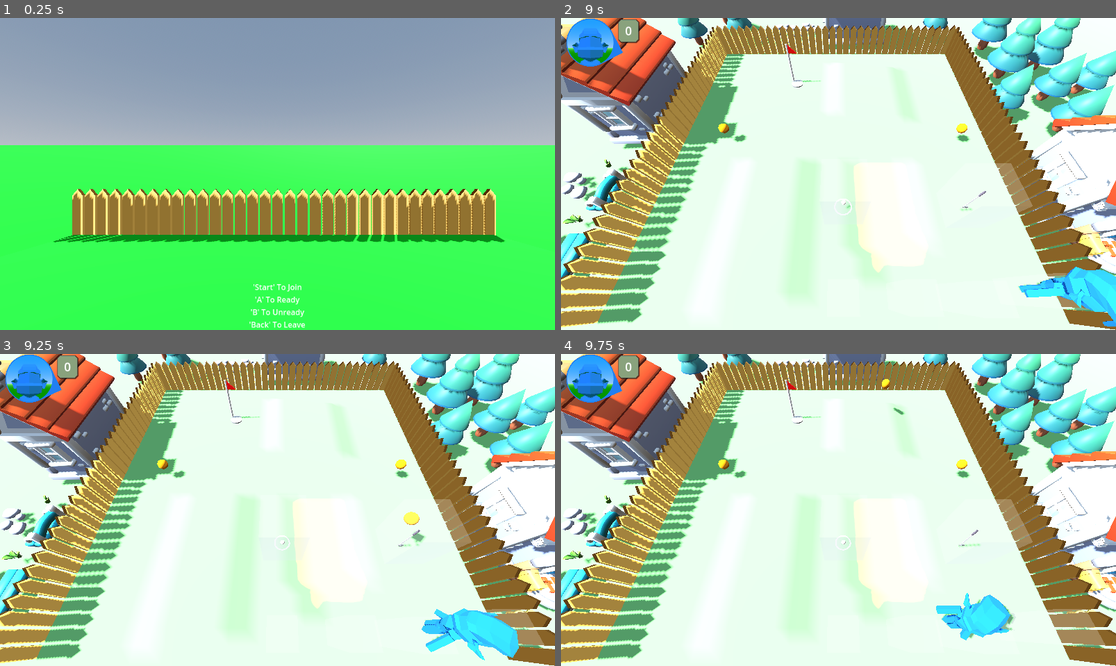
Above: before the commit, frames 1-4 (two rows, left to right).
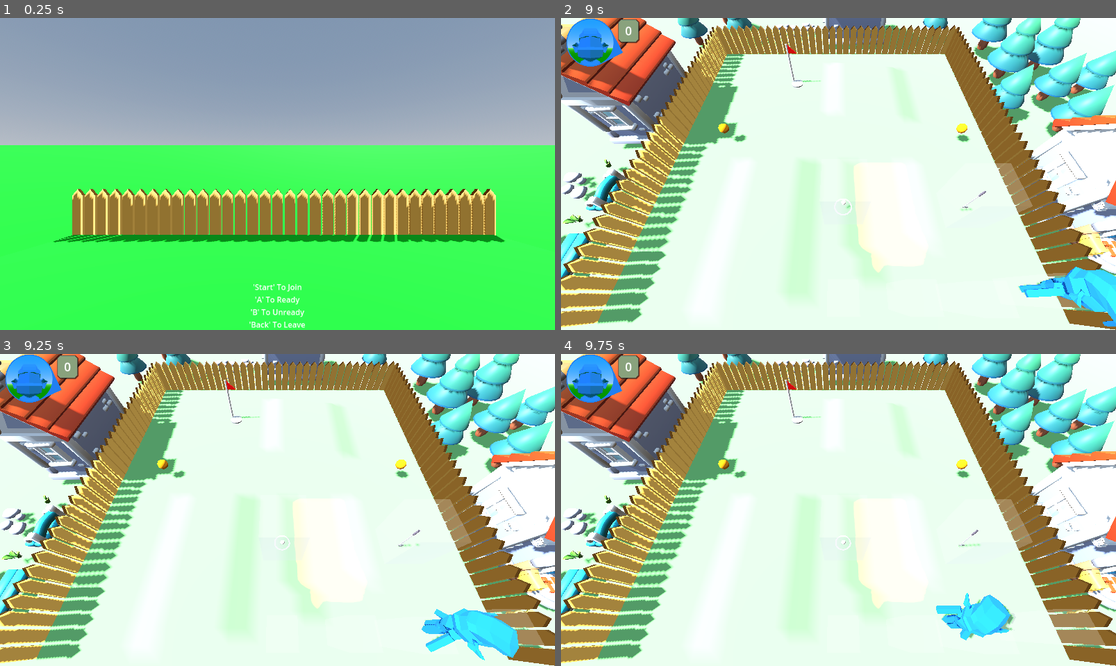
Above: after the commit, the same moments.

Repository: ronincampbell/GDS2Project
Game: Godot game, scene res://maps/lobby.tscn
The game is run twice, just before and just after one commit, with the same random seed, the same clock (stepped at 60 frames per second) and the same inputs. The engine's default icon, where the game draws it, is replaced by a stand-in: a white triangle on a blue panel in a dark square.
Inputs (mouse positions are in pixels of both pictures, inside the frame that each line leads up to):
- Up to frame 1 (0.25 s): no input
- Up to frame 2 (9 s): tap Enter (KeyboardJoin) at 0.5, 8.85 s; move the mouse to (960, 158) at 0.52 s; hold D (PlayerRight) 0.53-1.28 s; tap F (CastSpell, bound only before the commit) at 0.6, 1.35, 2.3, 3.05, 3.8, 4.55, 5.3, 6.05, 6.8, 7.35, 8.1 s; click (960, 158) at 0.67 s; move the mouse to (727, 189) at 1.27 s; hold S (PlayerDown) 1.28-2.03 s; tap Space at 2 s; move the mouse to (894, 105) at 2.02 s; hold D (PlayerRight) 2.03-2.78 s; hold Enter (KeyboardJoin) 2.03-2.78 s; move the mouse to (810, 236) at 2.77 s; hold W (PlayerUp) 2.78-3.53 s; tap E (PlayerInteract) at 2.85 s; click (810, 236) at 2.92 s; move the mouse to (1005, 220) at 3.52 s; hold A (PlayerLeft) 3.53-5.03 s; tap Q at 3.6 s; tap Escape (KeyboardDropout) at 4.15 s; move the mouse to (672, 127) at 4.27 s; tap I at 4.35 s; move the mouse to (866, 174) at 5.02 s; hold S (PlayerDown) 5.03-5.78 s; tap U at 5.1 s; click (866, 174) at 5.17 s; move the mouse to (755, 96) at 5.77 s; hold D (PlayerRight) 5.78-6.53 s; tap K at 5.85 s; move the mouse to (960, 158) at 6.52 s; hold W (PlayerUp) 6.53-7.28 s; tap J at 6.6 s; move the mouse to (727, 189) at 7.27 s; hold D (PlayerRight) 7.28-8.03 s; click (727, 189) at 7.42 s; move the mouse to (894, 105) at 8.02 s; hold S (PlayerDown) 8.03-8.78 s; move the mouse to (810, 236) at 8.77 s; hold A (PlayerLeft) from 8.78 s (still down)
- Up to frame 3 (9.25 s): keep holding A (PlayerLeft); tap F (CastSpell, bound only before the commit) at 9.05 s
- Up to frame 4 (9.75 s): move the mouse to (1005, 556) at 9.52 s; release A (PlayerLeft) at 9.53 s; hold W (PlayerUp) from 9.53 s (still down); hold E (PlayerInteract) from 9.53 s (still down); click (1005, 556) at 9.67 s

Frames 1-2 are identical in both runs. In frame 3, 0.1% of the frame differs, in the area x 72-77%, y 50-61%; in frame 4, less than 0.1%.

Commit message:
Fixed spell controller

Diff:
--- a/CoreObjects/gnome.tscn
+++ b/CoreObjects/gnome.tscn
@@ -55,7 +55,6 @@
 stream_3/stream = ExtResource("18_7a58a")
 
 [node name="Gnome" type="RigidBody3D" groups=["CameraTarget", "pushable"]]
-
 collision_layer = 2
 collision_mask = 5
 axis_lock_angular_x = true
--- a/controller_manager.gd
+++ b/controller_manager.gd
@@ -14,6 +14,7 @@
 var interact_input: InputEventJoypadButton
 var attack_input: InputEventJoypadButton
 var cancel_input: InputEventJoypadButton
+var cast_input: InputEventJoypadButton
 
 var rotate_clock: InputEventJoypadMotion
 var rotate_anti_clock: InputEventJoypadMotion
@@ -29,6 +30,7 @@
 var interact_input_key: InputEventKey
 var attack_input_key: InputEventKey
 var cancel_input_key: InputEventKey
+var cast_input_key: InputEventKey
 
 var rotate_clock_key: InputEventKey
 var rotate_anti_clock_key: InputEventKey
@@ -47,6 +49,7 @@
 		InputMap.add_action("PlayerInteract"+str(i))
 		InputMap.add_action("PlayerAttack"+str(i))
 		InputMap.add_action("PlayerCancel"+str(i))
+		InputMap.add_action("PlayerCast"+str(i))
 		InputMap.add_action("RotateClock"+str(i))
 		InputMap.add_action("RotateAntiClock"+str(i))
 		InputMap.add_action("NextObject"+str(i))
@@ -77,6 +80,9 @@
 	cancel_input = InputEventJoypadButton.new()
 	cancel_input.button_index = JOY_BUTTON_B
 
+	cast_input = InputEventJoypadButton.new()
+	cast_input.button_index = JOY_BUTTON_Y
+
 	rotate_clock = InputEventJoypadMotion.new()
 	rotate_clock.axis = JOY_AXIS_RIGHT_X
 	rotate_clock.axis_value = 1
@@ -112,6 +118,9 @@
 
 	cancel_input_key = InputEventKey.new()
 	cancel_input_key.physical_keycode = KEY_Z
+
+	cast_input_key = InputEventKey.new()
+	cast_input_key.physical_keycode = KEY_F
 
 	rotate_clock_key = InputEventKey.new()
 	rotate_clock_key.physical_keycode = KEY_I
@@ -145,6 +154,7 @@
 			InputMap.action_erase_events("PlayerInteract"+str(player_num))
 			InputMap.action_erase_events("PlayerAttack"+str(player_num))
 			InputMap.action_erase_events("PlayerCancel"+str(player_num))
+			InputMap.action_erase_events("PlayerCast"+str(player_num))
 			InputMap.action_erase_events("RotateClock"+str(player_num))
 			InputMap.action_erase_events("RotateAntiClock"+str(player_num))
 			InputMap.action_erase_events("NextObject"+str(player_num))
@@ -170,6 +180,7 @@
 	var device_interact_input: InputEventJoypadButton = interact_input.duplicate()
 	var device_attack_input: InputEventJoypadButton = attack_input.duplicate()
 	var device_cancel_input: InputEventJoypadButton = cancel_input.duplicate()
+	var device_cast_input: InputEventJoypadButton = cast_input.duplicate()
 
 	var device_rotate_clock: InputEventJoypadMotion = rotate_clock.duplicate()
 	var device_rotate_anti_clock: InputEventJoypadMotion = rotate_anti_clock.duplicate()
@@ -184,6 +195,7 @@
 	device_interact_input.device = device_num
 	device_attack_input.device = device_num
 	device_cancel_input.device = device_num
+	device_cast_input.device = device_num
 	device_rotate_clock.device = device_num
 	device_rotate_anti_clock.device = device_num
 	device_next_object.device = device_num
@@ -196,6 +208,7 @@
 	InputMap.action_add_event("PlayerInteract"+player_num, device_interact_input)
 	InputMap.action_add_event("PlayerAttack"+player_num, device_attack_input)
 	InputMap.action_add_event("PlayerCancel"+player_num, device_cancel_input)
+	InputMap.action_add_event("PlayerCast"+player_num, device_cast_input)
 	InputMap.action_add_event("RotateClock"+player_num, device_rotate_clock)
 	InputMap.action_add_event("RotateAntiClock"+player_num, device_rotate_anti_clock)
 	InputMap.action_add_event("NextObject"+player_num, device_next_object)
@@ -215,6 +228,7 @@
 	InputMap.action_add_event("PlayerInteract"+player_num, interact_input_key.duplicate())
 	InputMap.action_add_event("PlayerAttack"+player_num, attack_input_key.duplicate())
 	InputMap.action_add_event("PlayerCancel"+player_num, cancel_input_key.duplicate())
+	InputMap.action_add_event("PlayerCast"+player_num, cast_input_key.duplicate())
 	InputMap.action_add_event("RotateClock"+player_num, rotate_clock_key.duplicate())
 	InputMap.action_add_event("RotateAntiClock"+player_num, rotate_anti_clock_key.duplicate())
 	InputMap.action_add_event("NextObject"+player_num, next_object_key.duplicate())
--- a/project.godot
+++ b/project.godot
@@ -83,12 +83,6 @@
 "events": [Object(InputEventKey,"resource_local_to_scene":false,"resource_name":"","device":-1,"window_id":0,"alt_press …(195 unchanged characters)…
 ]
 }
-CastSpell={
-"deadzone": 0.2,
-"events": [Object(InputEventKey,"resource_local_to_scene":false,"resource_name":"","device":0,"window_id":0,"alt_pressed":false,"shift_pressed":false,"ctrl_pressed":false,"meta_pressed":false,"pressed":false,"keycode":0,"physical_keycode":70,"key_label":0,"unicode":0,"location":0,"echo":false,"script":null)
-, Object(InputEventJoypadButton,"resource_local_to_scene":false,"resource_name":"","device":-1,"button_index":3,"pressure":0.0,"pressed":false,"script":null)
-]
-}
 
 [layer_names]
 
--- a/scripts/gnome.gd
+++ b/scripts/gnome.gd
@@ -66,6 +66,8 @@
 		else:
 			player_num = value
 			_show_color_model(player_num-1)
+		if _caster:
+			_caster.player_num = player_num
 var device_id: int = 0
 
 @onready
@@ -95,14 +97,16 @@
 func _ready() -> void:
 	_caster = get_node_or_null("SpellCaster") as SpellCaster
 	if _caster:
-		if Engine.has_singleton("ControllerManager") and "device_players" in ControllerManager:
-			for dev in ControllerManager.device_players.keys():
-				if ControllerManager.device_players[dev] == player_num:
-					device_id = dev
-					break
-		_caster.attach(self, device_id)
-		#remove give_spell line later (only for testing)
-		_caster.give_spell(SpellPickup.SpellID.FIREBALL)
+		var tries := 0
+		while player_num < 1 and tries < 5:
+			await get_tree().process_frame
+			tries += 1
+		if player_num < 1:
+			player_num = 1
+		_caster.cast_action = &"PlayerCast"
+		if _caster.has_method("attach"):
+			_caster.attach(self)
+		#_caster.give_spell(SpellPickup.SpellID.FIREBALL)
 
 var prev_linear_velocity: Vector3
 var min_bonk_speed: float = 4.0
--- a/spells/spell_caster.gd
+++ b/spells/spell_caster.gd
@@ -7,7 +7,8 @@
 
 @export var fireball_scene: PackedScene
 @export var shield_scene: PackedScene
-@export var cast_action: StringName = &"CastSpell"
+@export var cast_action: StringName = &"PlayerCast"
+@export var player_num: int = 1
 
 var _device_id: int = 0
 var _player: Node3D
@@ -16,9 +17,24 @@
 var shield_active := false
 var shield_absorb_scale := 0.9
 
-func attach(player: Node3D, device_id: int) -> void:
+func _ready() -> void:
+	set_process(true)
+
+func _process(_dt: float) -> void:
+	if Input.is_action_just_pressed(_cast_action_name()):
+		if has_spell():
+			_cast_current()
+
+func _cast_action_name() -> StringName:
+	var base := String(cast_action)
+	base = base.strip_edges().replace("-", "")
+	return StringName("%s%d" % [base, player_num])
+
+func _on_cast_input() -> void:
+	_cast_current()
+
+func attach(player: Node3D) -> void:
 	_player = player
-	_device_id = device_id
 
 func has_spell() -> bool:
 	return current_spell != -1
@@ -30,9 +46,7 @@
 	return true
 
 func _unhandled_input(event: InputEvent) -> void:
-	if event.device != _device_id:
-		return
-	if event.is_action_pressed(cast_action) and has_spell():
+	if event.is_action_pressed(_cast_action_name(), true) and has_spell():
 		_cast_current()
 
 func _cast_current() -> void:
Not shown: 1 places in maps/test_map.tscn that only renumber resources
Not shown: 1 places in spells/test/Sandbox.tscn that only renumber resources
